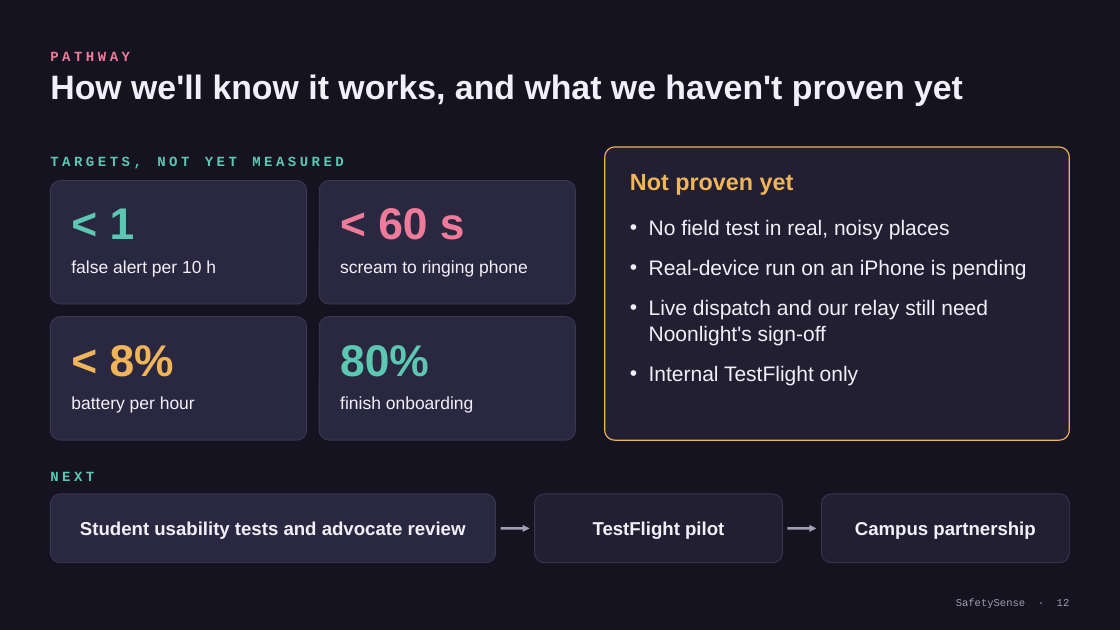
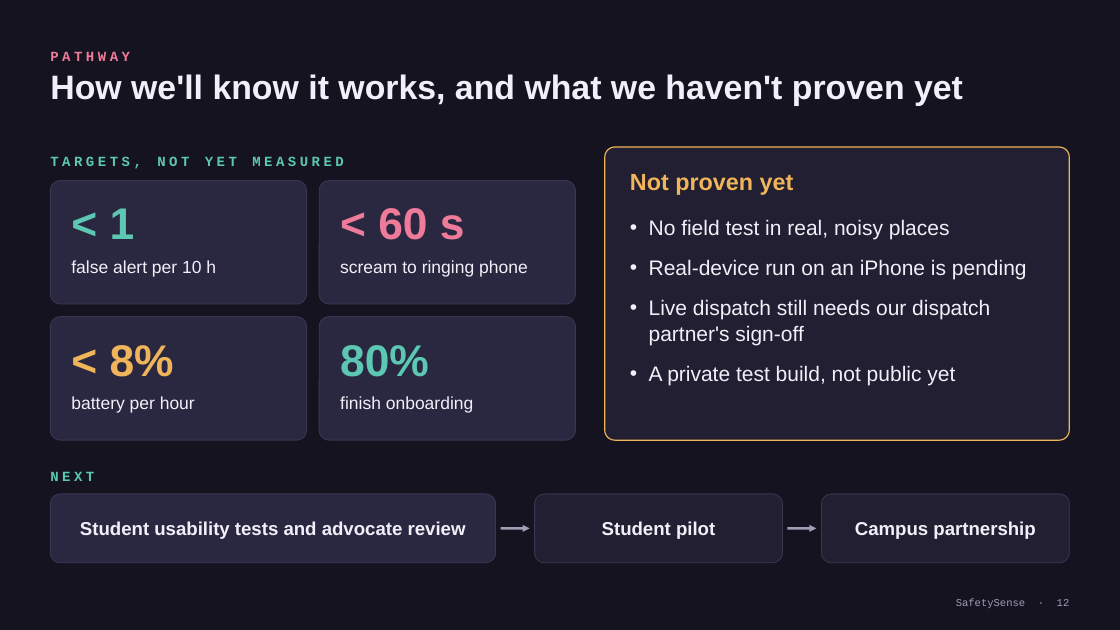
Before and after one commit to george11642/safetysense, a slide deck: slide 12 of presentation/v3/SafetySense-Finalist-Deck-final.pptx. Drawn at 1120x630 pixels with LibreOffice and Linux fonts; fonts in the diff are those of the drawing. Boxes give left, top, right and bottom in pixels: in the first picture for what was removed or moved away, otherwise in the second. Text is boxed around its words. In the diff, an @@ line names an element or a change of style, - is before the commit and + after.

```diff
--- a/presentation/v3/SafetySense-Finalist-Deck-final.pptx
+++ b/presentation/v3/SafetySense-Finalist-Deck-final.pptx
@@ text at <box>649,299,990,386</box>: text changed @@
-• Live dispatch and our relay still need Noonlight's sign-off
-• Internal TestFlight only
+• Live dispatch still needs our dispatch partner's sign-off
+• A private test build, not public yet
@@ text at <box>602,521,715,539</box>: text changed @@
-TestFlight pilot
+Student pilot
```
Also in this commit, not shown: 5 other slides changed, 4 slides removed, 2 other files.
